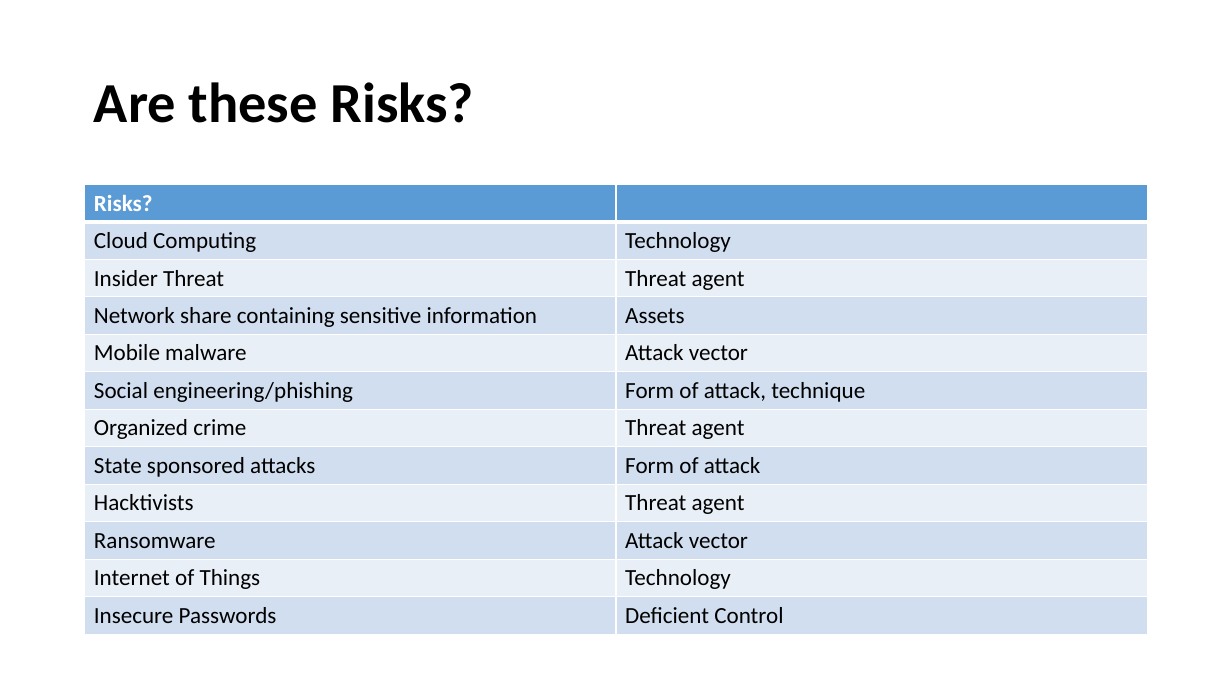
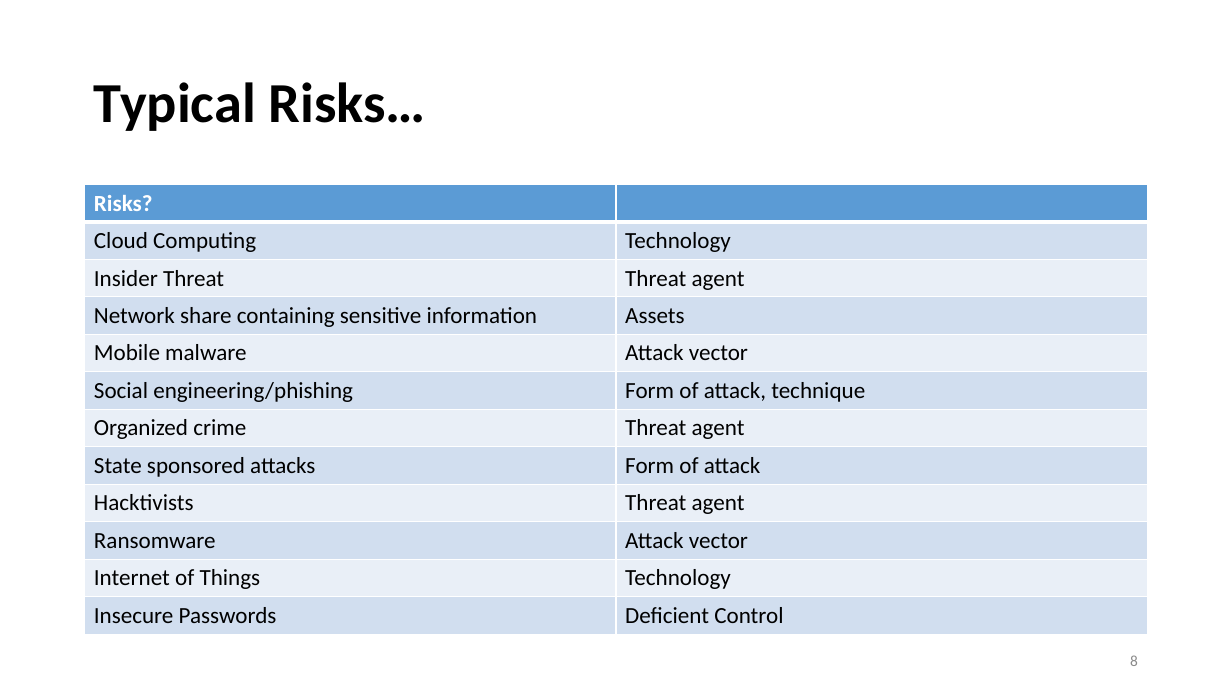
Before and after one commit to OSUso/FAIR-Open-Course, a slide deck: slide 8 of FAIR Open Course - Module 02 - The FAIR Model.pptx. Drawn at 1232x693 pixels with LibreOffice and Linux fonts; fonts in the diff are those of the drawing. Boxes give left, top, right and bottom in pixels: in the first picture for what was removed or moved away, otherwise in the second. Text is boxed around its words. In the diff, an @@ line names an element or a change of style, - is before the commit and + after.

```diff
--- a/FAIR Open Course - Module 02 - The FAIR Model.pptx
+++ b/FAIR Open Course - Module 02 - The FAIR Model.pptx
@@ title at box(94, 82, 426, 131): text changed @@
-Are these Risks?
+Typical Risks…
@@ page number added at box(1130, 655, 1138, 666), 12 pt, text #8C8C8C @@
+8
```
Also in this commit, not shown: 62 other slides changed, 3 slides added, 2 other files.
